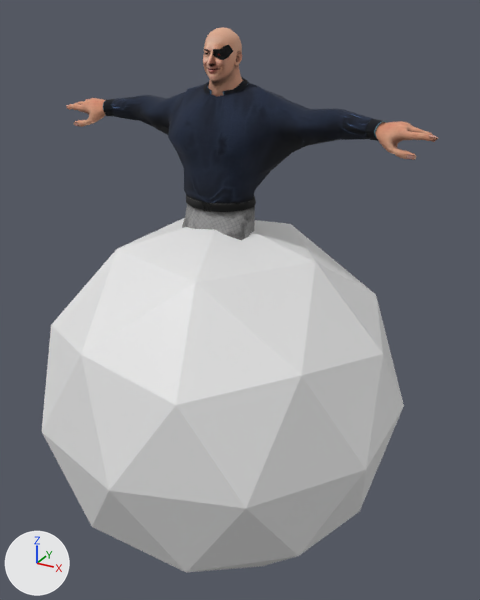
The FBX model beff-ai/beff-ai.fbx: old version first, new version second.
Rendered twice from a 50 mm lens placed at (1.65, -2.8, 1.96), pointed at (0.07, 0.08, 0.52). Every picture has the same lights, and +X, +Y and +Z are marked at lower left. Vertices at the same position are counted once.

Before the edit, the objects in view are built like this:
```python
me_bezomesh = bpy.data.meshes.new('bezomesh')
me_bezomesh.from_pydata(...)  # 4023 vertices, 7795 faces; spans x -1.0..1.01, y -0.22..0.3, z -0.02..1.88
me_bezomesh.materials.append(mat_material_001)  # picture img_beff_ai_fbm
me_icosphere = bpy.data.meshes.new('Icosphere')
me_icosphere.from_pydata(...)  # an icosphere of 80 faces spanning x -0.95..0.95, y -1.0..1.0, z -1.0..1.0
ob_bezo = bpy.data.objects.new('bezo', me_bezomesh)
ob_bezo.location = (0.0, 0.0, 0.0)
ob_bezo.rotation_euler = (0.0, 0.0, -3.142)  # degrees (0, 0, -180)
ob_icosphere = bpy.data.objects.new('Icosphere', me_icosphere)
ob_icosphere.location = (0.0, 0.0, 0.0)
```
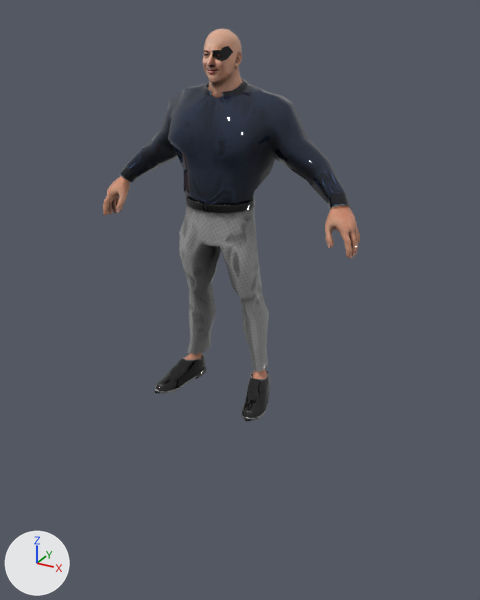
The edits, one by one:
Material 'Default' (mat_default) is new.
Its texture is img_beff_ai_fbm.
Its roughness is 0.0.
me_bezomesh is used by ob_bezo; location (0.0, 0.0, 0.0); rotation (0.0, 0.0, -3.142), in degrees (0, 0, -180).
me_bezomesh had 4023 vertices, 7795 faces and spanned x -1.0..1.01, y -0.22..0.3, z -0.02..1.88.
me_bezomesh no longer uses material mat_material_001 (picture img_beff_ai_fbm).
me_bezomesh now has 4025 vertices, 4066 faces and spans x -72.45..72.45, y -24.94..21.29, z 0.0..187.75.
me_bezomesh part 1: 4023 vertices removed from x -1.0..1.01, y -0.22..0.3, z -0.02..1.88; 4025 vertices added at x -72.45..72.45, y -24.94..21.29, z 0.0..187.75.
me_bezomesh now uses material mat_default (picture img_beff_ai_fbm).
Object 'bezo' (ob_bezo) turns from (0, 0, -180) to (0, 0, 0) degrees about x, y and z.
Object 'bezo' (ob_bezo) is rescaled from (1.0, 1.0, 1.0) to (0.01, 0.01, 0.01).
Object 'Icosphere' (ob_icosphere) is deleted.

Where the change shows, as pixel boxes (x1, y1, x2, y2) in the pictures (480 x 600 px):
'Icosphere', deleted
    before: (42, 218, 404, 573)
'bezo', reshaped, rescaled, turned
    before: (66, 27, 438, 240)
    after: (103, 28, 360, 422)
